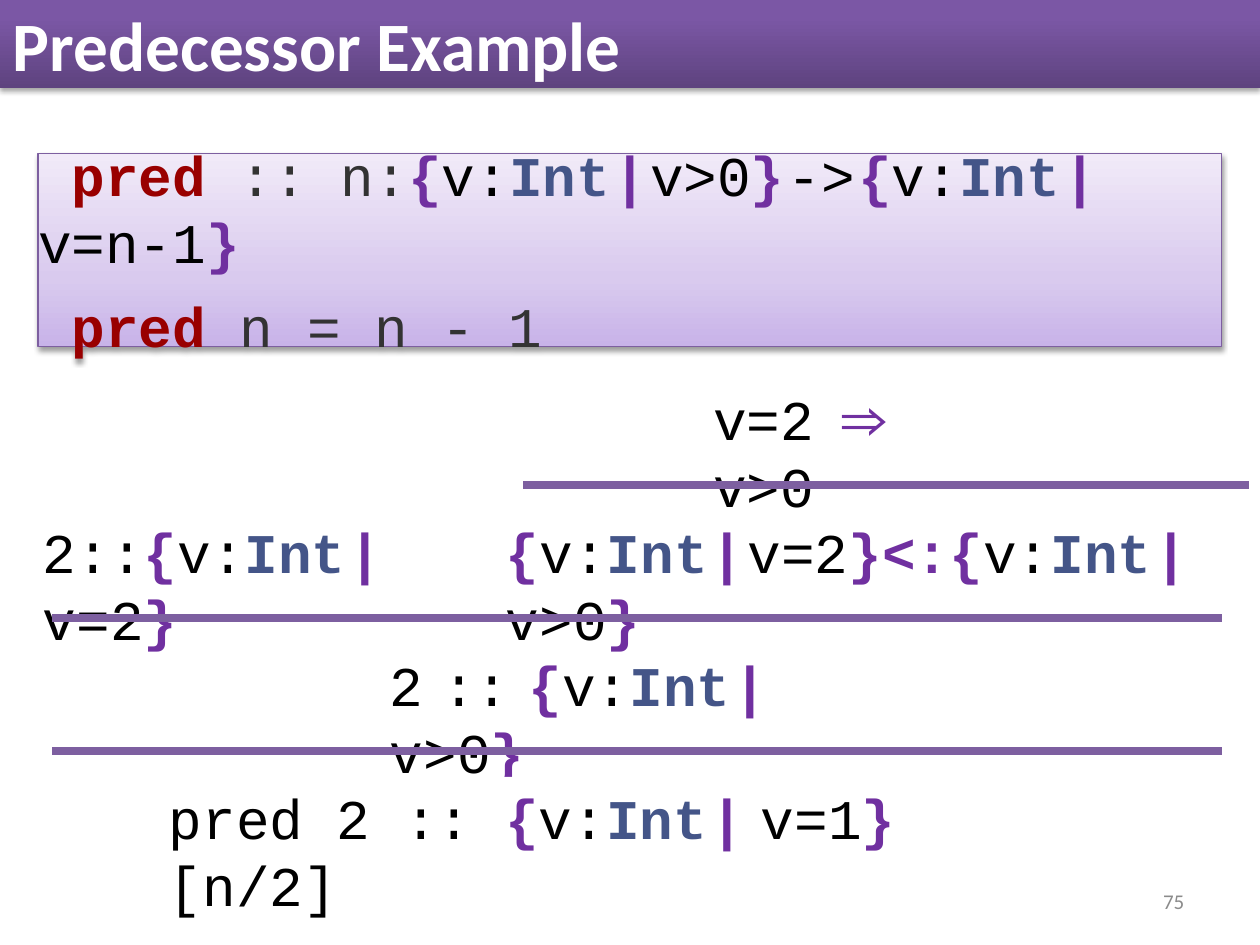
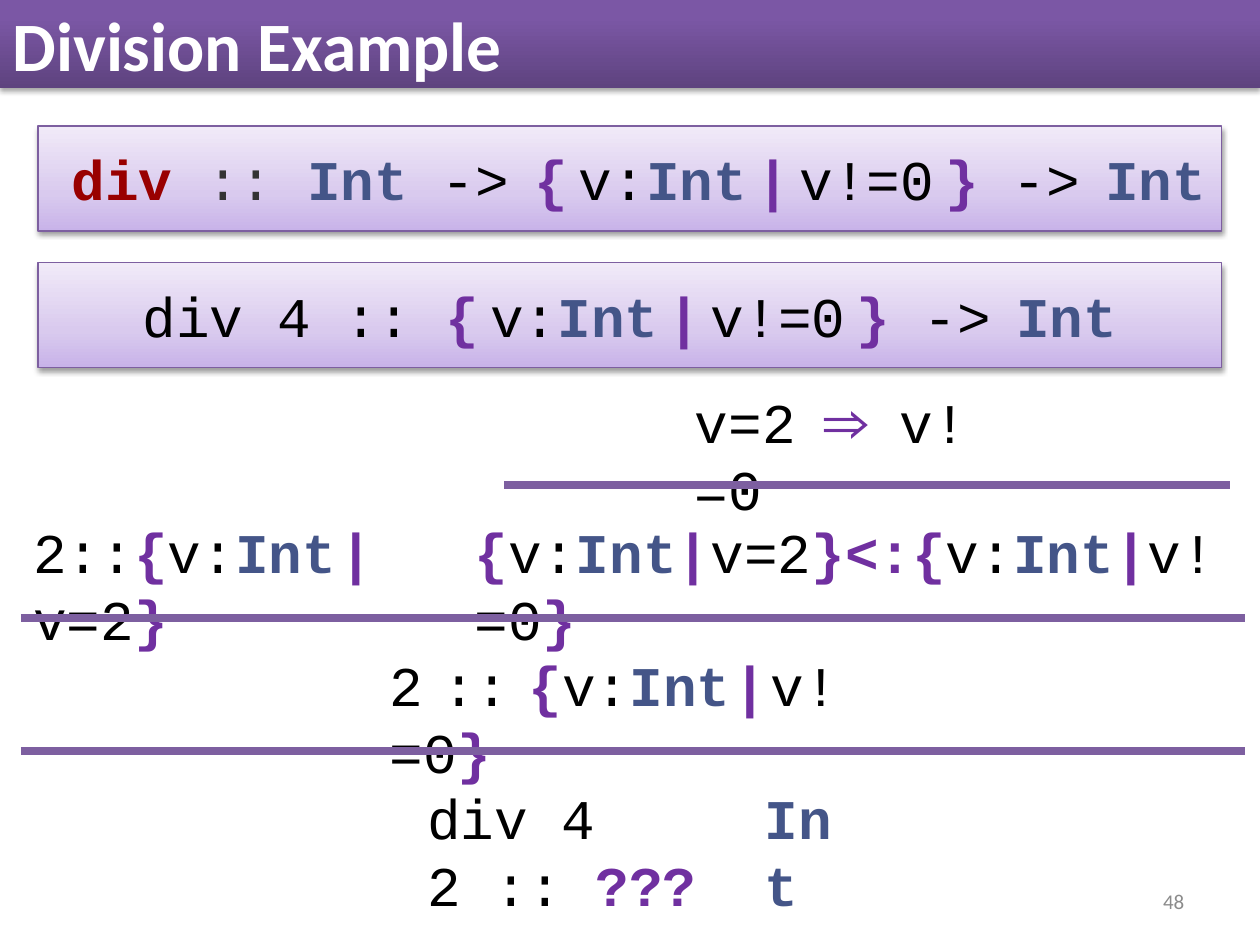
Before and after one commit to nikivazou/research_exam, a slide deck: slide 48 of slides/Research_Exam.pptx (slide 75 before the commit). Drawn at 1260x945 pixels with LibreOffice and Linux fonts; fonts in the diff are those of the drawing. Boxes give left, top, right and bottom in pixels: in the first picture for what was removed or moved away, otherwise in the second. Text is boxed around its words. In the diff, an @@ line names an element or a change of style, - is before the commit and + after.

```diff
--- a/slides/Research_Exam.pptx
+++ b/slides/Research_Exam.pptx
@@ title at (x1=13, y1=22, x2=502, y2=89): text changed @@
-Predecessor Example
+Division Example
@@ rectangle added at (x1=38, y1=126, x2=1222, y2=231), fill gradient #C9B5E8 to #D8CBEE to #F0EAF9, outline #7D60A0 0.75 pt, 32 pt, text #000000, bold @@
+div :: Int -> { v:Int | v!=0 } -> Int
@@ rectangle "div 4 :: { v:Int ..." resized from (x1=38, y1=154, x2=1222, y2=346) to (x1=38, y1=262, x2=1222, y2=367) @@
@@ text in rectangle at (x1=143, y1=297, x2=1117, y2=338): text changed @@
-pred :: n:{v:Int | v>0} -> {v:Int | v=n-1}
-pred n = n - 1
+div 4 :: { v:Int | v!=0 } -> Int
@@ text at (x1=695, y1=405, x2=967, y2=511): text changed @@
-v=2 ⇒ v>0
+v=2 ⇒ v!=0
@@ line moved from (523, 485) - (1250, 485) to (504, 485) - (1230, 485) @@
@@ text "2::{v:Int | v=2}" moved from (x1=43, y1=533, x2=346, y2=652) to (x1=33, y1=533, x2=336, y2=652) @@
@@ text at (x1=475, y1=533, x2=1215, y2=652): text changed @@
-{v:Int | v=2}<:{v:Int | v>0}
+{v:Int|v=2}<:{v:Int|v!=0}
@@ line moved from (53, 617) - (1222, 617) to (21, 617) - (1245, 617) @@
@@ text at (x1=390, y1=666, x2=837, y2=785): text changed @@
-2 :: {v:Int | v>0}
+2 :: {v:Int | v!=0}
@@ line moved from (53, 751) - (1222, 751) to (21, 751) - (1245, 751) @@
@@ text added at (x1=752, y1=777, x2=871, y2=858), 32 pt, text #445588, bold @@
+Int
@@ text removed at (x1=169, y1=799, x2=963, y2=918) @@
-pred 2 :: {v:Int | v=n-1} [n/2]
@@ text added at (x1=427, y1=799, x2=596, y2=906), 32 pt, text #000000 @@
+div 4 2 :: ???
@@ text removed at (x1=761, y1=799, x2=896, y2=851) @@
-pred 2 :: {v:Int | v=1}
@@ page number at (x1=1163, y1=895, x2=1184, y2=909): text changed @@
-75
+48
```
Also in this commit, not shown: 55 other slides changed, 8 slides added, 34 slides removed, 1 other file.
